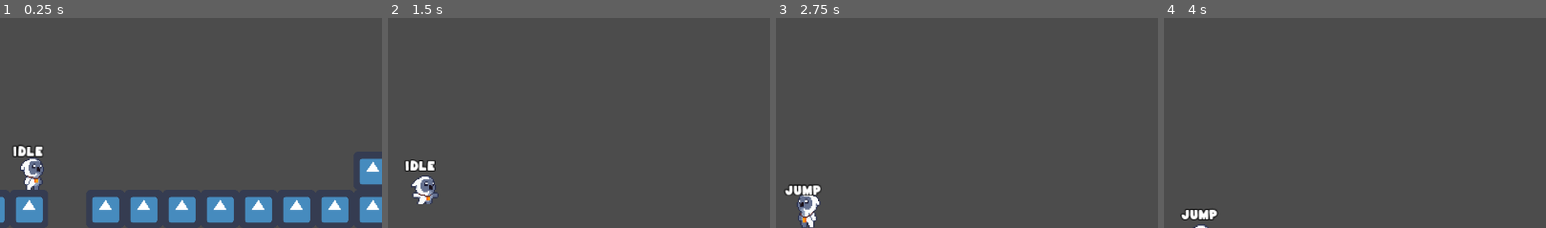
Above: before the commit, frames 1-4 (left to right).
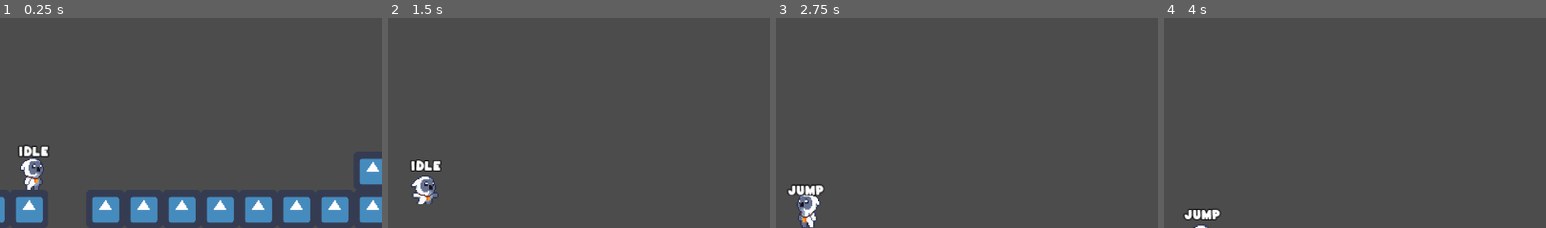
Above: after the commit, the same moments.

Repository: tnp2004/Game2D-ComputerProject
Game: Godot game, scene res://Stages/World.tscn
The game is run twice, just before and just after one commit, with the same random seed, the same clock (stepped at 60 frames per second) and the same inputs. The engine's default icon, where the game draws it, is replaced by a stand-in: a white triangle on a blue panel in a dark square.
Inputs (mouse positions are % of the whole screen's width and height, from its top left):
- Up to frame 1 (0.25 s): no input
- Up to frame 2 (1.5 s): tap Enter at 0.5 s; move the mouse to (72, 46) at 0.52 s; hold Right (ui_right) from 0.53 s (still down); click (72, 46) at 0.6 s; tap Up (ui_up) at 0.77 s; move the mouse to (30, 56) at 1.27 s; click (30, 56) at 1.35 s
- Up to frame 3 (2.75 s): tap Up (ui_up) at 1.52 s; move the mouse to (60, 29) at 2.02 s; release Right (ui_right) at 2.03 s; hold Left (ui_left) from 2.03 s (still down); click (60, 29) at 2.1 s
- Up to frame 4 (4 s): move the mouse to (45, 72) at 2.77 s; release Left (ui_left) at 2.78 s; hold Right (ui_right) from 2.78 s (still down); click (45, 72) at 2.85 s; tap Up (ui_up) at 3.02, 3.77 s; move the mouse to (80, 66) at 3.52 s; click (80, 66) at 3.6 s
The pictures show only the part of the screen within x 46-96%, y 15-65%; the shares and areas given below are measured in that part.

The runs differ from the first frame. In frame 1, 0.4% of the frame differs, in the area x 3-13%, y 60-67%; in frame 2, 0.4%, in the area x 4-14%, y 67-74%; in frame 3, 0.4%; in frame 4, 0.4%.

Commit message:
debug Enemy attack  and Knockback System
Enemy
- debug enemy attack area when player on top can attack
Knockback
- get knockback when hurt

Diff:
--- a/Characters/Owlet.gd
+++ b/Characters/Owlet.gd
@@ -6,7 +6,7 @@
 const WIND_CUTTER = preload("res://Skills/Owlet/WindCutter.tscn") #skill 2
 const SCREEN_SHAKER = preload("res://UI/ScreenShake.tscn")
 
-export(int) var max_health = 20
+export(int) var max_health = 200
 var health = max_health
 var isDead = false
 export(int) var WALKSPEED = 300
@@ -38,6 +38,14 @@
 		$AnimatedSprite.flip_h = false # flip character
 		$attackArea.position.x = 0 # set position of attackArea
 
+var knockback_force = 3000
+var knockup_force = - 400
+func knockback(enemy_is_flip):
+	var direction = - 1 if enemy_is_flip else 1
+	velocity.x = lerp(velocity.x, knockback_force, 0.5) * direction
+	velocity.y = lerp(0, knockup_force, 0.6)
+	velocity = move_and_slide(velocity, Vector2.UP)
+
 func screen_shaker():
 	var shake = SCREEN_SHAKER.instance()
 	$Camera2D.add_child(shake)
@@ -48,10 +56,11 @@
 	isDead = true
 	FSM.set_state(FSM.states.dead)
 
-func decrease_health(damage):
+func decrease_health(damage, enemy_direction):
 	health -= damage
 	spawn_damageIndicator(damage)
 	screen_shaker()
+	knockback(enemy_direction)
 	FSM.set_state(FSM.states.hurt)
 	if health <= 0:
 		print("dead")
--- a/Characters/Owlet.tscn
+++ b/Characters/Owlet.tscn
@@ -1026,6 +1026,8 @@
 rect_scale = Vector2( 0.8, 0.8 )
 custom_fonts/font = SubResource( 121 )
 text = "state"
+align = 1
+valign = 1
 
 [node name="attackArea" type="Area2D" parent="." groups=["player_attack"]]
 
--- a/Enemies/Slime.gd
+++ b/Enemies/Slime.gd
@@ -62,12 +62,13 @@
 	return arr[randomResult]
 
 func attacking(body):
-	body.decrease_health(random_thing_in_array(attack_damage))
+	body.decrease_health(random_thing_in_array(attack_damage), $AnimatedSprite.flip_h)
 
 func _on_AttackArea_body_entered(body):
 	if body.is_in_group("player"):
 		if !body.isDead:
 			attacking(body)
+	print(body)
 
 func isFlip():
 	if velocity.x < 0:
@@ -109,3 +110,6 @@
 
 func _on_turn_around_timer_timeout():
 	is_turn_around_cooldown = false
+
+func _on_AttackArea_body_exited(body):
+	print("exit",body)
--- a/Enemies/Slime.tscn
+++ b/Enemies/Slime.tscn
@@ -241,6 +241,7 @@
 [sub_resource type="Animation" id=31]
 resource_name = "attack"
 length = 0.4
+step = 0.01
 tracks/0/type = "value"
 tracks/0/path = NodePath("AnimatedSprite:animation")
 tracks/0/interp = 1
@@ -266,48 +267,36 @@
 "values": [ 0, 1, 2, 3 ]
 }
 tracks/2/type = "value"
-tracks/2/path = NodePath("AttackArea/CollisionShape2D:disabled")
+tracks/2/path = NodePath("effect:animation")
 tracks/2/interp = 1
 tracks/2/loop_wrap = true
 tracks/2/imported = false
 tracks/2/enabled = true
 tracks/2/keys = {
-"times": PoolRealArray( 0.1, 0.2 ),
-"transitions": PoolRealArray( 1, 1 ),
-"update": 1,
-"values": [ false, true ]
+"times": PoolRealArray( 0 ),
+"transitions": PoolRealArray( 1 ),
+"update": 1,
+"values": [ "effect" ]
 }
 tracks/3/type = "value"
-tracks/3/path = NodePath("effect:animation")
+tracks/3/path = NodePath("effect:frame")
 tracks/3/interp = 1
 tracks/3/loop_wrap = true
 tracks/3/imported = false
 tracks/3/enabled = true
 tracks/3/keys = {
-"times": PoolRealArray( 0 ),
-"transitions": PoolRealArray( 1 ),
-"update": 1,
-"values": [ "effect" ]
+"times": PoolRealArray( 0.1, 0.2, 0.3 ),
+"transitions": PoolRealArray( 1, 1, 1 ),
+"update": 1,
+"values": [ 0, 1, 2 ]
 }
 tracks/4/type = "value"
-tracks/4/path = NodePath("effect:frame")
+tracks/4/path = NodePath("effect:visible")
 tracks/4/interp = 1
 tracks/4/loop_wrap = true
 tracks/4/imported = false
 tracks/4/enabled = true
 tracks/4/keys = {
-"times": PoolRealArray( 0.1, 0.2, 0.3 ),
-"transitions": PoolRealArray( 1, 1, 1 ),
-"update": 1,
-"values": [ 0, 1, 2 ]
-}
-tracks/5/type = "value"
-tracks/5/path = NodePath("effect:visible")
-tracks/5/interp = 1
-tracks/5/loop_wrap = true
-tracks/5/imported = false
-tracks/5/enabled = true
-tracks/5/keys = {
 "times": PoolRealArray( 0, 0.4 ),
 "transitions": PoolRealArray( 1, 1 ),
 "update": 1,
@@ -471,7 +460,7 @@
 radius = 253.284
 
 [sub_resource type="RectangleShape2D" id=41]
-extents = Vector2( 38, 40.5 )
+extents = Vector2( 38, 30.75 )
 
 [sub_resource type="AtlasTexture" id=42]
 atlas = ExtResource( 9 )
@@ -527,7 +516,7 @@
 [node name="AttackArea" type="Area2D" parent="."]
 
 [node name="CollisionShape2D" type="CollisionShape2D" parent="AttackArea"]
-position = Vector2( 0, -2 )
+position = Vector2( 0, 7.75 )
 shape = SubResource( 41 )
 
 [node name="Grounddetecter" type="RayCast2D" parent="."]
@@ -543,7 +532,6 @@
 one_shot = true
 
 [node name="effect" type="AnimatedSprite" parent="."]
-visible = false
 scale = Vector2( 2, 2 )
 frames = SubResource( 45 )
 animation = "effect"
@@ -551,4 +539,5 @@
 [connection signal="body_entered" from="Detectplayer" to="." method="_on_Detectplayer_body_entered"]
 [connection signal="body_exited" from="Detectplayer" to="." method="_on_Detectplayer_body_exited"]
 [connection signal="body_entered" from="AttackArea" to="." method="_on_AttackArea_body_entered"]
+[connection signal="body_exited" from="AttackArea" to="." method="_on_AttackArea_body_exited"]
 [connection signal="timeout" from="turn_around_timer" to="." method="_on_turn_around_timer_timeout"]
